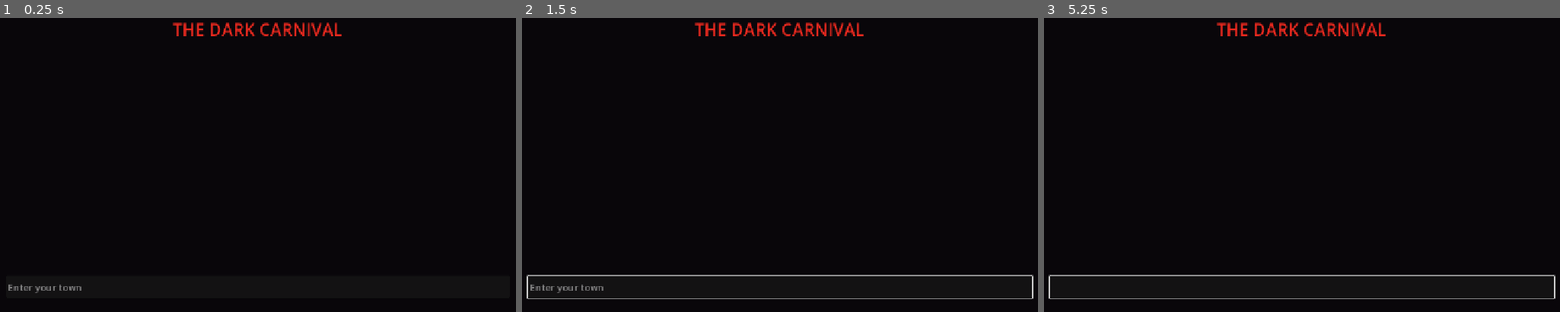
Above: before the commit, frames 1-3 (left to right).
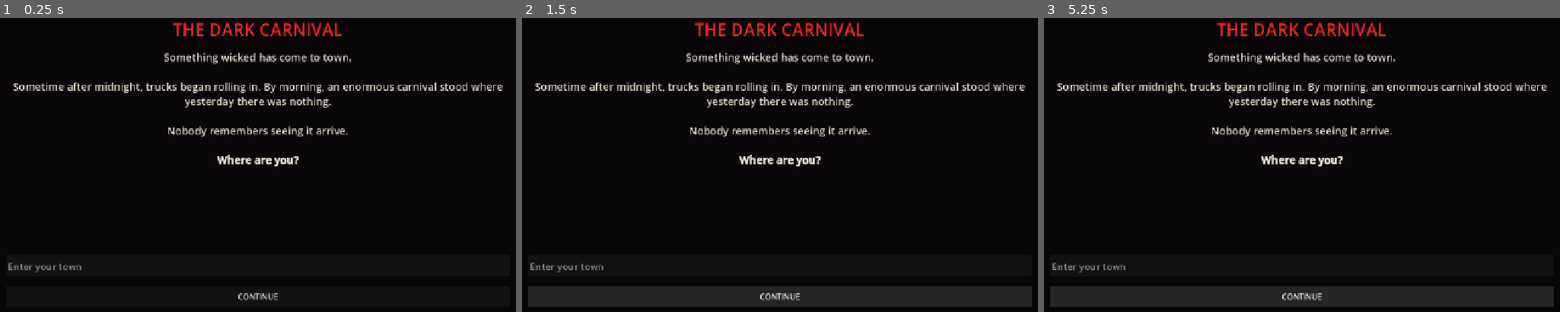
Above: after the commit, the same moments.

Repository: d1inthechamber/Dark-Carnival
Game: Godot game, scene res://scenes/Main.tscn
Same seed, same stepped clock (60 frames per second), same inputs: the game is played once before the commit and once after it.
Inputs (mouse positions are in pixels of both pictures, inside the frame that each line leads up to):
- Up to frame 1 (0.25 s): no input
- Up to frame 2 (1.5 s): click (780, 297) at 0.5 s, where only the run after the commit has a clickable "CONTINUE"; click (780, 297) at 1.25 s, where only the run after the commit has a clickable "CONTINUE"
- Up to frame 3 (5.25 s): click (1302, 297) at 2 s, where only the run after the commit has a clickable "CONTINUE"; tap Enter at 2.75, 4.25 s; tap Space at 3.5, 5 s

The runs differ from the first frame. In frame 1, 3.7% of the frame differs, in the area x 1-98%, y 11-97%; in frame 2, 7.0%, in the area x 0-100%, y 11-99%; in frame 3, 6.8%.
Error before the commit: Parse Error: Member "hidden" redefined (original in native class 'Control') (res://scripts/Main.gd:11)

Commit message:
Fix Godot 4.7 Control property name collision

Diff:
--- a/scripts/Main.gd
+++ b/scripts/Main.gd
@@ -8,7 +8,7 @@
 var food := 3
 var tickets := 0
 var history: Array[Dictionary] = []
-var hidden := {"mercy": 0, "greed": 0, "violence": 0, "honesty": 0, "sacrifice": 0, "cruelty": 0}
+var morality := {"mercy": 0, "greed": 0, "violence": 0, "honesty": 0, "sacrifice": 0, "cruelty": 0}
 
 @onready var title: Label = $Margin/VBox/Title
 @onready var story: RichTextLabel = $Margin/VBox/Story
@@ -60,11 +60,11 @@
 	clear_choices(); add_choice("CHASE HIM", chase_thief); add_choice("LET HIM GO", let_thief_go); add_choice("CALL FOR HELP", call_for_help); update_hud()
 
 func chase_thief() -> void:
-	health = max(0, health - 8); cash += 20; hidden["violence"] += 1; record("pickpocket", "chased", {"health_cost": 8})
+	health = max(0, health - 8); cash += 20; morality["violence"] += 1; record("pickpocket", "chased", {"health_cost": 8})
 	story.text = "You catch him between two tents. After a struggle, you recover the money, but leave bleeding from the elbow.\n\n[b]Cash recovered. Health -8.[/b]"; finish_slice()
 
 func let_thief_go() -> void:
-	hidden["mercy"] += 1; record("pickpocket", "let_go", {"money_lost": 20})
+	morality["mercy"] += 1; record("pickpocket", "let_go", {"money_lost": 20})
 	story.text = "You watch him disappear. Somewhere beyond the lights, a calliope begins playing a tune you almost recognize."; finish_slice()
 
 func call_for_help() -> void:
@@ -72,19 +72,19 @@
 	clear_choices(); add_choice("STOP THE WORKER", stop_worker); add_choice("Take your money and leave", take_money); add_choice("Watch", watch_worker); add_choice("Help the worker", help_worker)
 
 func stop_worker() -> void:
-	cash += 20; health = max(0, health - 10); hidden["mercy"] += 2; hidden["sacrifice"] += 1; record("worker_beating", "intervened", {"health_cost": 10})
+	cash += 20; health = max(0, health - 10); morality["mercy"] += 2; morality["sacrifice"] += 1; record("worker_beating", "intervened", {"health_cost": 10})
 	story.text = "You step between them. The worker shoves you hard, but finally backs away. The kid stares at you before running into the darkness.\n\n[b]Cash recovered. Health -10.[/b]"; finish_slice()
 
 func take_money() -> void:
-	cash += 20; hidden["greed"] += 1; record("worker_beating", "took_money", {})
+	cash += 20; morality["greed"] += 1; record("worker_beating", "took_money", {})
 	story.text = "You take the crumpled bills from the pavement and walk away. The sounds behind you continue longer than you expected."; finish_slice()
 
 func watch_worker() -> void:
-	resolve = max(0, resolve - 10); hidden["cruelty"] += 1; record("worker_beating", "watched", {})
+	resolve = max(0, resolve - 10); morality["cruelty"] += 1; record("worker_beating", "watched", {})
 	story.text = "You do nothing. Eventually the worker stops.\n\nHe smiles at you as though the two of you now share a secret.\n\n[b]Resolve -10.[/b]"; finish_slice()
 
 func help_worker() -> void:
-	cash += 20; hidden["violence"] += 2; hidden["cruelty"] += 2; record("worker_beating", "joined", {})
+	cash += 20; morality["violence"] += 2; morality["cruelty"] += 2; record("worker_beating", "joined", {})
 	story.text = "For a few terrible seconds, you join in. When it's over, the worker hands back your money.\n\n\"Carnival remembers its friends.\""; finish_slice()
 
 func finish_slice() -> void:
@@ -97,7 +97,7 @@
 
 func reset_game() -> void:
 	health = 100; resolve = 100; cash = 60; food = 3; tickets = 0; history.clear()
-	for key in hidden.keys(): hidden[key] = 0
+	for key in morality.keys(): morality[key] = 0
 	town = ""; player_name = ""; input.text = ""; show_town_prompt()
 
 func record(event_name: String, choice: String, context: Dictionary) -> void:
